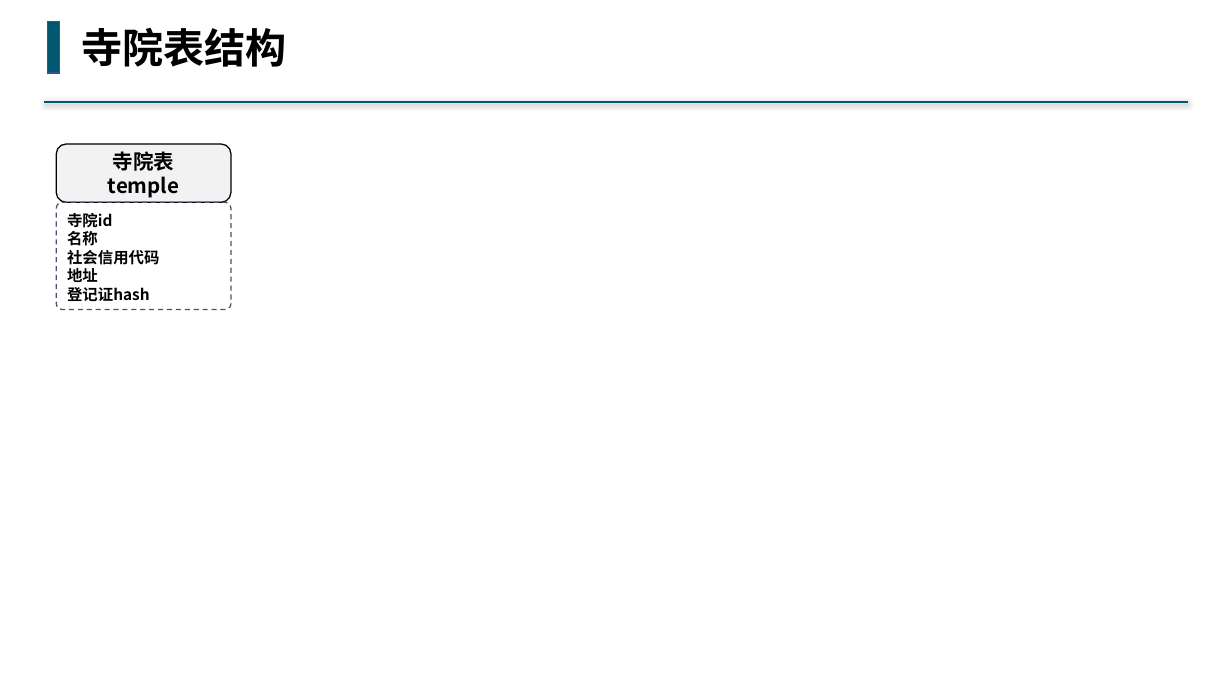
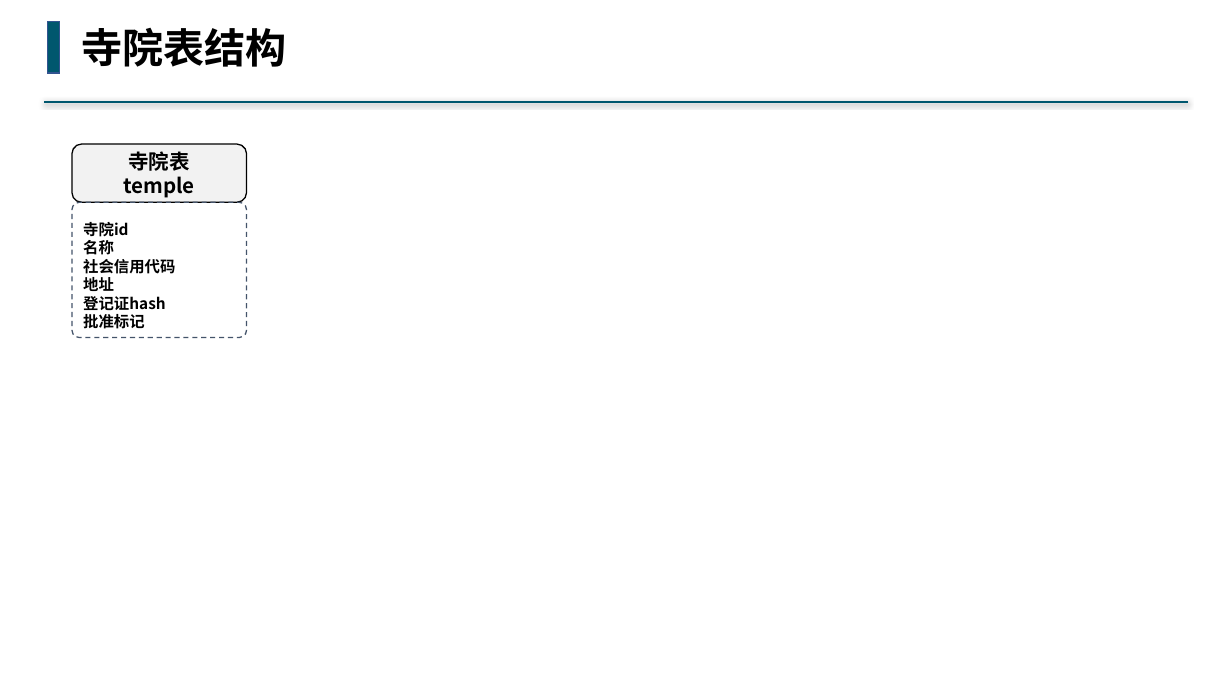
Before and after one commit to buddhachain/buddhaContract, a slide deck: slide 6 of doc/03.角色.pptx. Drawn at 1232x693 pixels with LibreOffice and Linux fonts; fonts in the diff are those of the drawing. Boxes give left, top, right and bottom in pixels: in the first picture for what was removed or moved away, otherwise in the second. Text is boxed around its words. In the diff, an @@ line names an element or a change of style, - is before the commit and + after.

```diff
--- a/doc/03.角色.pptx
+++ b/doc/03.角色.pptx
@@ rounded rectangle "寺院表": place and size @@
-rounded rectangle "寺院表" at (56,144,231,202)
+rounded rectangle "寺院表" at (72,144,247,202)
@@ rounded rectangle "寺院id": place and size @@
-rounded rectangle "寺院id" at (56,202,231,310)
+rounded rectangle "寺院id" at (72,202,247,337)
@@ text in rounded rectangle at (83,314,145,329): paragraph added @@
+批准标记
```
Also in this commit, not shown: 3 other slides changed, 4 slides added, 8 slides removed, 3 other files.
